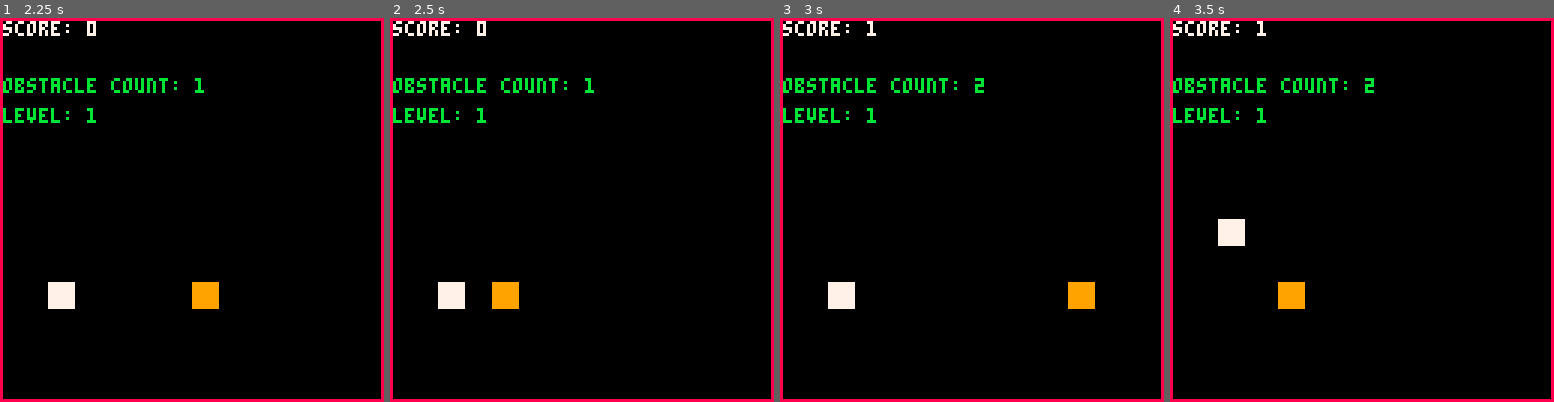
Above: before the commit, frames 1-4 (left to right).
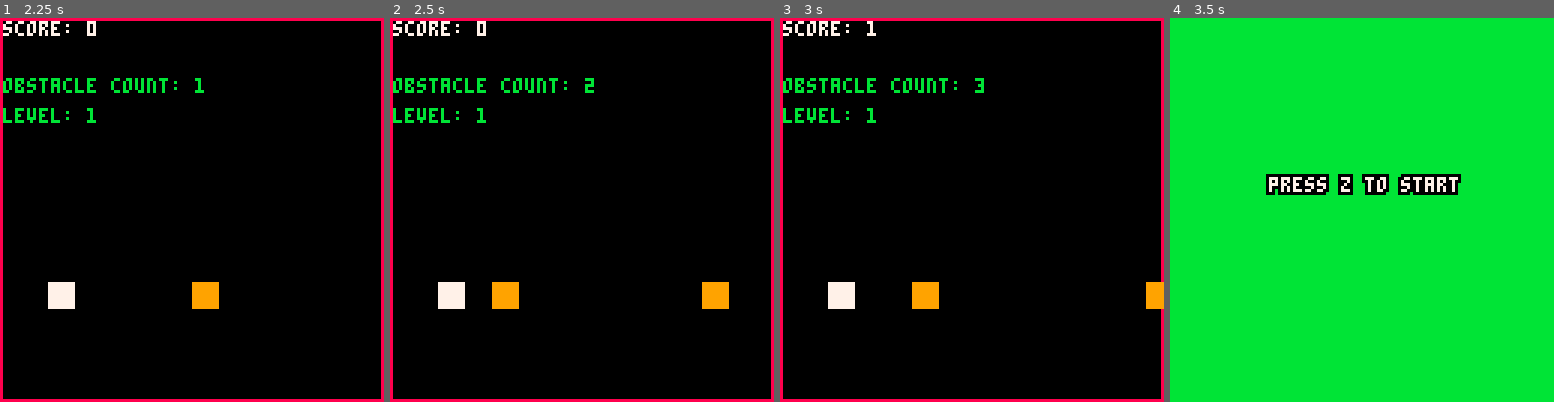
Above: after the commit, the same moments.

Repository: ltpitt/lua-pico-8-oracle-odyssey
Game: PICO-8 cartridge oracle-odyssey.p8
Two runs of this game, one before a commit and one after it. Both use one fixed random seed, a clock stepped at 60 frames per second and the inputs below.
Inputs:
- Up to frame 1 (2.25 s): tap O (Z key) at 0.7, 1.7, 2.1 s
- Up to frame 2 (2.5 s): no input
- Up to frame 3 (3 s): tap O (Z key) at 2.5, 2.9 s
- Up to frame 4 (3.5 s): tap O (Z key) at 3.3 s

Frame 1 is identical in both runs. In frame 2, 0.5% of the frame differs, in the area x 50-89%, y 15-76%; in frame 3, 1.3%; in frame 4, 97%, in the area x 0-100%, y 0-100%.

Commit message:
randomize obstacle appearance

Diff:
--- a/oracle-odyssey.p8
+++ b/oracle-odyssey.p8
@@ -166,6 +166,7 @@
     if game.obstacle_timer > game.obstacle_interval then
         add_obstacle()
         game.obstacle_timer = 0
+        game.obstacle_interval = 30 + rnd(60)
     end
 
     for obstacle in all(obstacles) do
